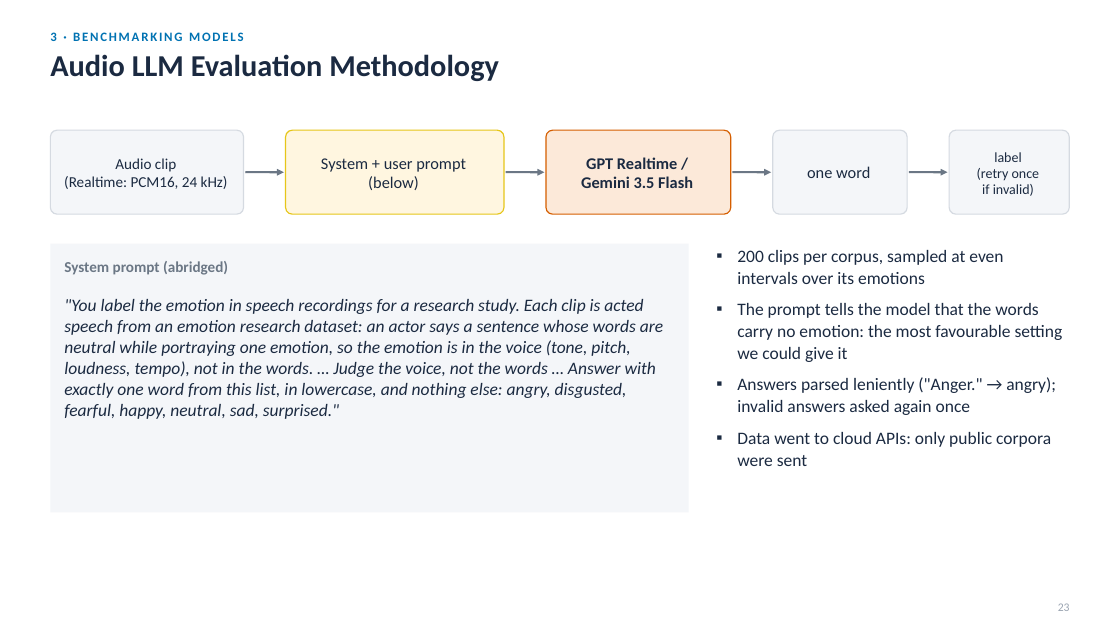
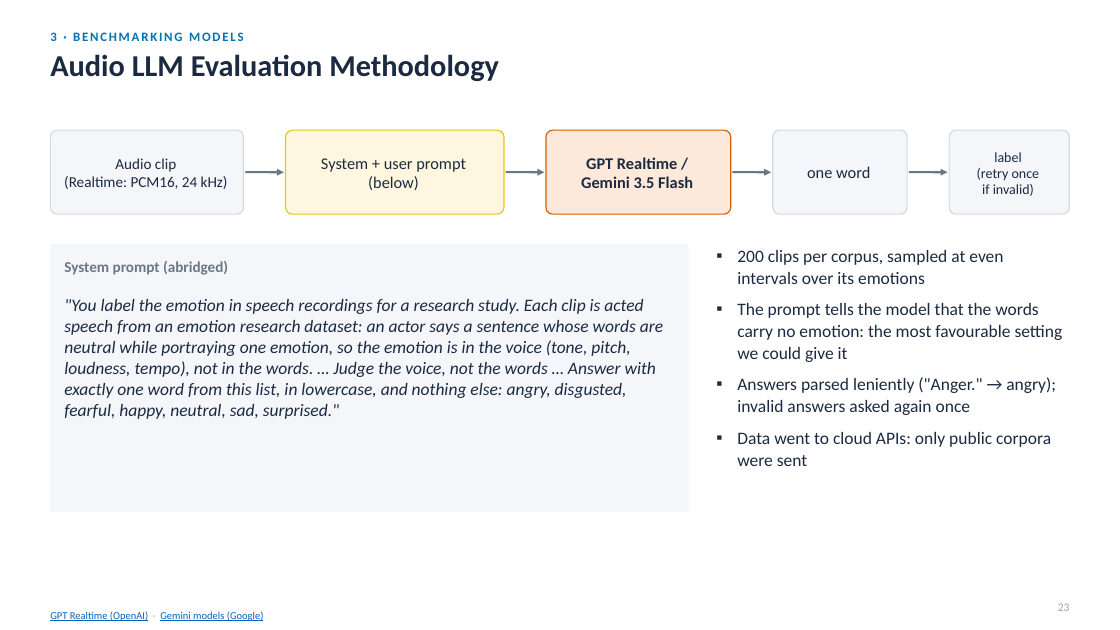
Before and after one commit to Davidlequnchen/emotion_recognition, a slide deck: slide 24 of emotion_recognition/presentation/SER_evaluation.pptx. Drawn at 1120x630 pixels with LibreOffice and Linux fonts; fonts in the diff are those of the drawing. Boxes give left, top, right and bottom in pixels: in the first picture for what was removed or moved away, otherwise in the second. Text is boxed around its words. In the diff, an @@ line names an element or a change of style, - is before the commit and + after.

```diff
--- a/emotion_recognition/presentation/SER_evaluation.pptx
+++ b/emotion_recognition/presentation/SER_evaluation.pptx
@@ text added at [50, 611, 264, 621], 9 pt, text #0563C1, underline @@
+GPT Realtime (OpenAI) · Gemini models (Google)
```
Also in this commit, not shown: 34 other slides changed, 2 slides added, 7 other files.
